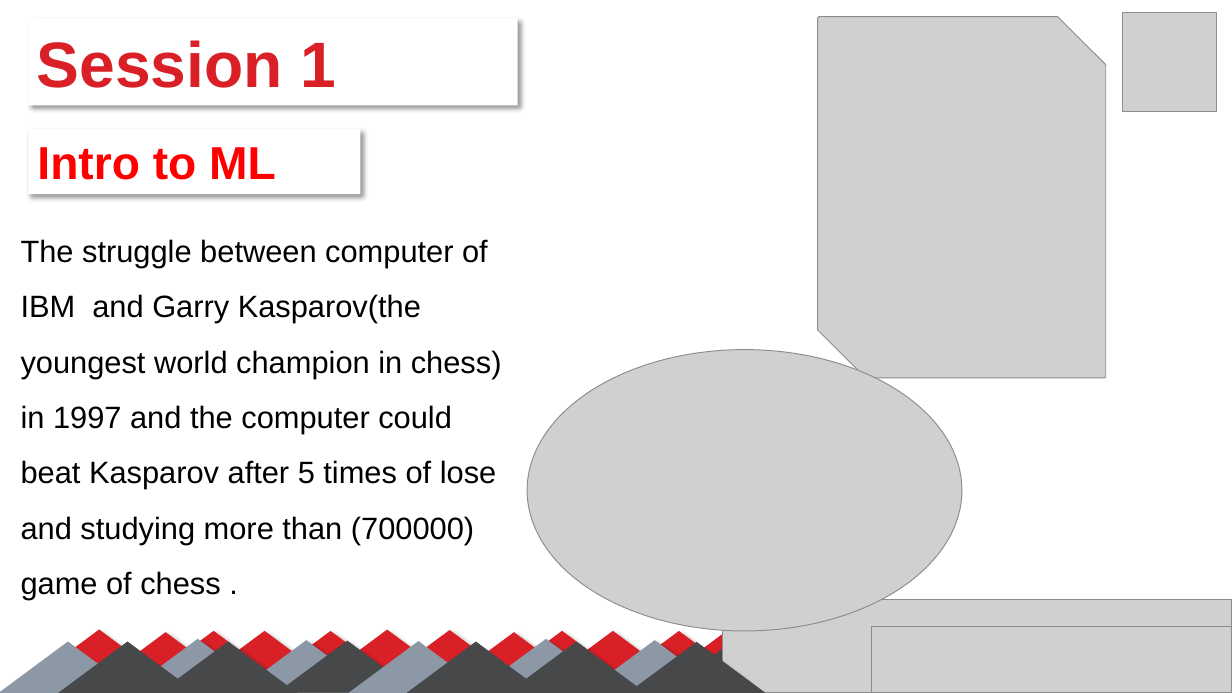
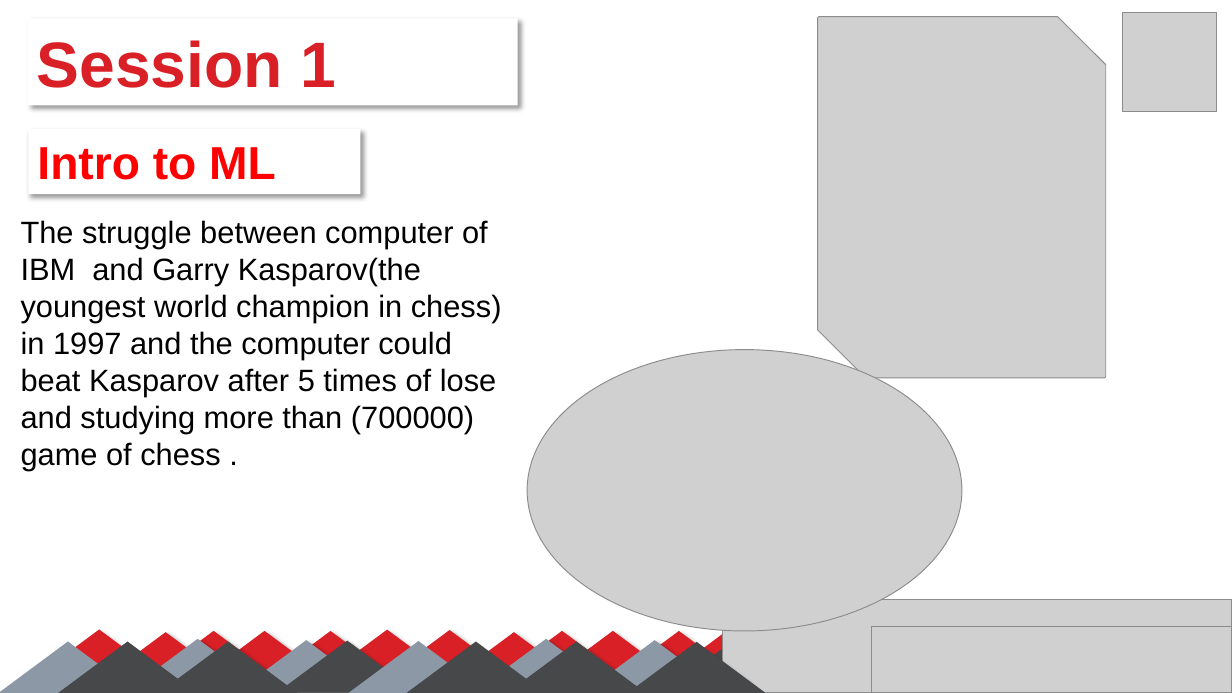
Before and after one commit to SalmaGira/machine-learning-workshop-Kvector, a slide deck: slide 6 of Sessions/Session 1/Session_01.pptx. Drawn at 1232x693 pixels with LibreOffice and Linux fonts; fonts in the diff are those of the drawing; grey boxes stand for pictures. Boxes give left, top, right and bottom in pixels: in the first picture for what was removed or moved away, otherwise in the second. Text is boxed around its words. In the diff, an @@ line names an element or a change of style, - is before the commit and + after.

```diff
--- a/Sessions/Session 1/Session_01.pptx
+++ b/Sessions/Session 1/Session_01.pptx
@@ text "The struggle between computer of ..." at [21,220,502,470]: line spacing 1.5 to 1 @@
```
Also in this commit, not shown: 10 other slides changed.
